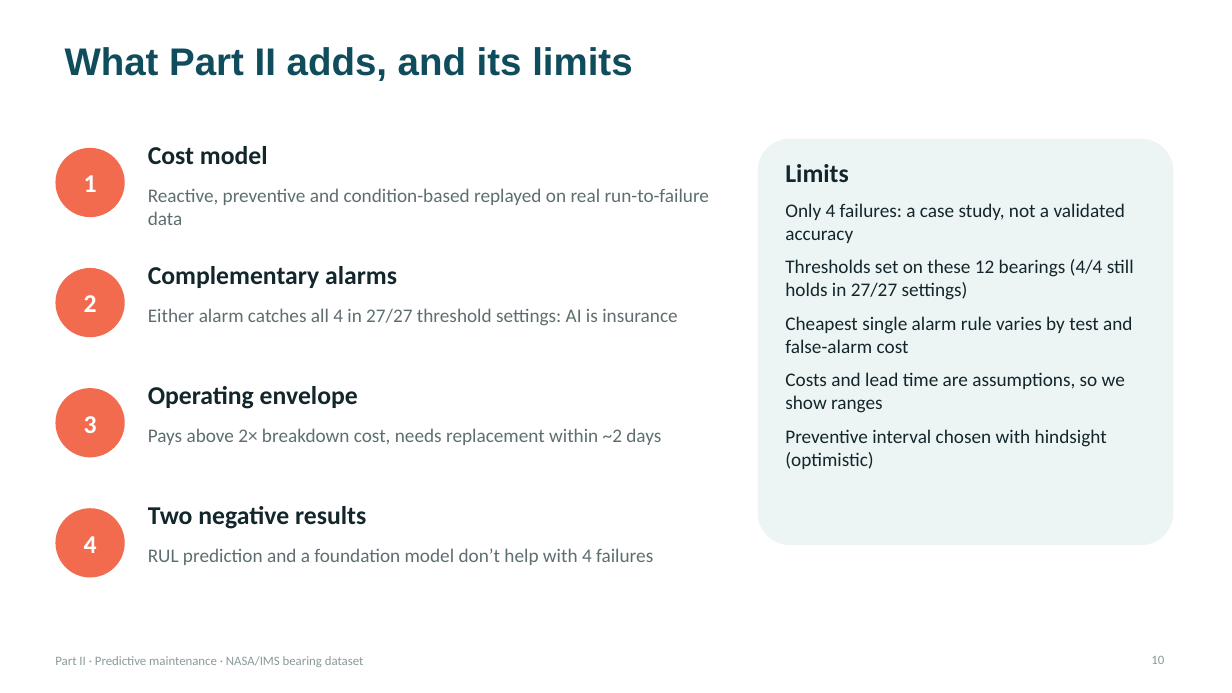
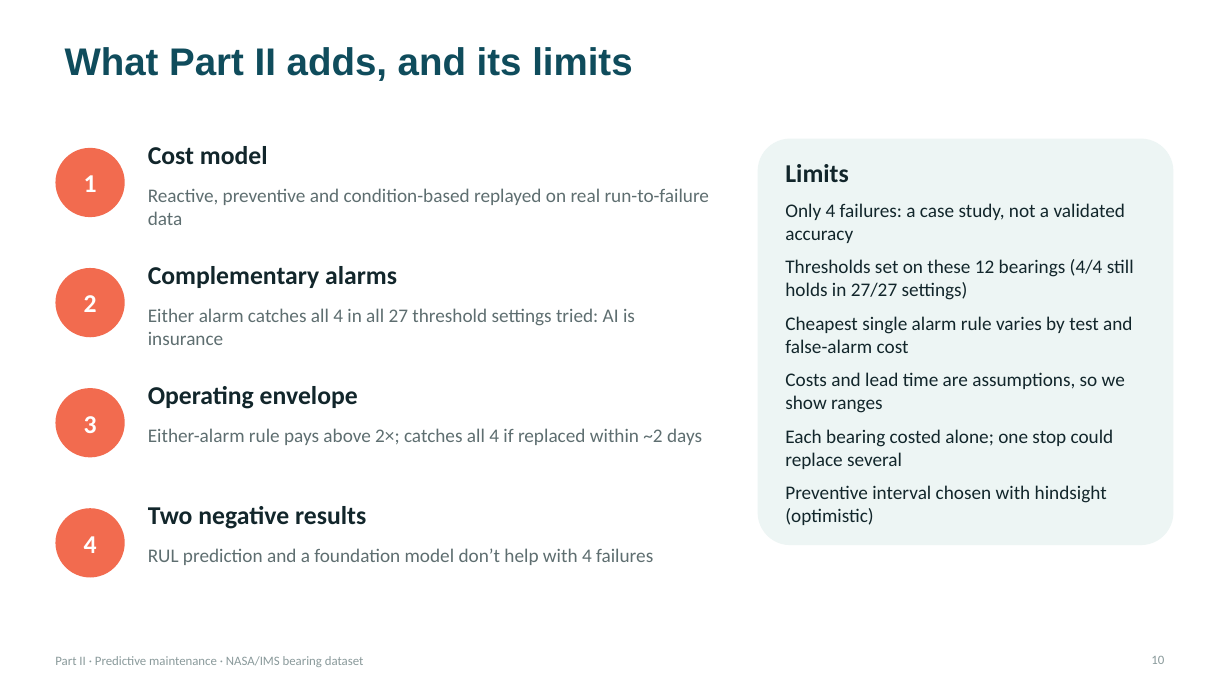
Before and after one commit to Adrian-Jotham/AISmartFactory, a slide deck: slide 10 of predictive_maintenance_part2.pptx. Drawn at 1232x693 pixels with LibreOffice and Linux fonts; fonts in the diff are those of the drawing. Boxes give left, top, right and bottom in pixels: in the first picture for what was removed or moved away, otherwise in the second. Text is boxed around its words. In the diff, an @@ line names an element or a change of style, - is before the commit and + after.

```diff
--- a/predictive_maintenance_part2.pptx
+++ b/predictive_maintenance_part2.pptx
@@ text at (x1=148, y1=308, x2=635, y2=345): text changed @@
-Either alarm catches all 4 in 27/27 threshold settings: AI is insurance
+Either alarm catches all 4 in all 27 threshold settings tried: AI is insurance
@@ text at (x1=148, y1=428, x2=702, y2=445): text changed @@
-Pays above 2× breakdown cost, needs replacement within ~2 days
+Either-alarm rule pays above 2×; catches all 4 if replaced within ~2 days
@@ text at (x1=785, y1=429, x2=1114, y2=469): paragraph added @@
+Each bearing costed alone; one stop could replace several
```
Also in this commit, not shown: 5 other slides changed, 1 other file.
